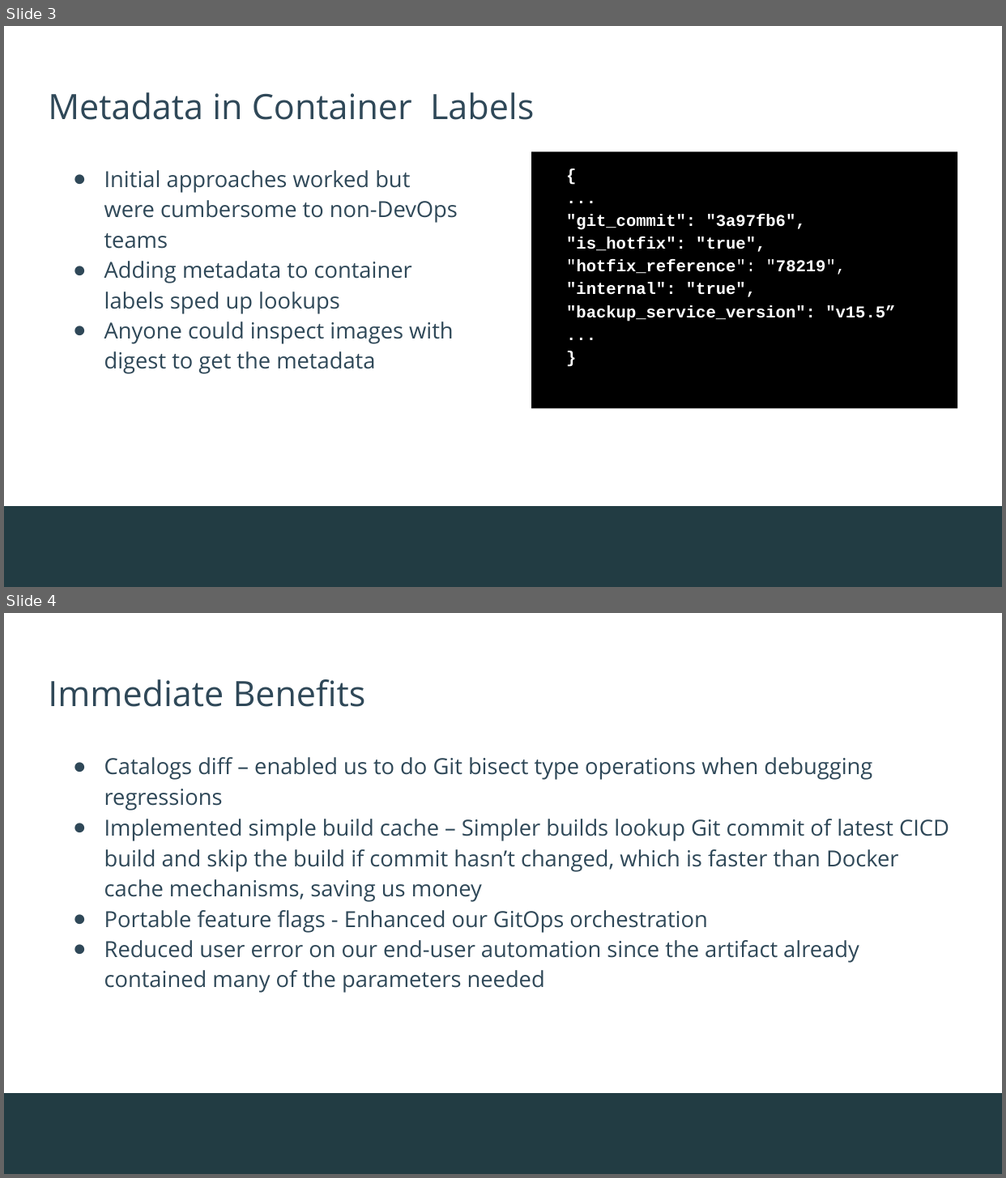
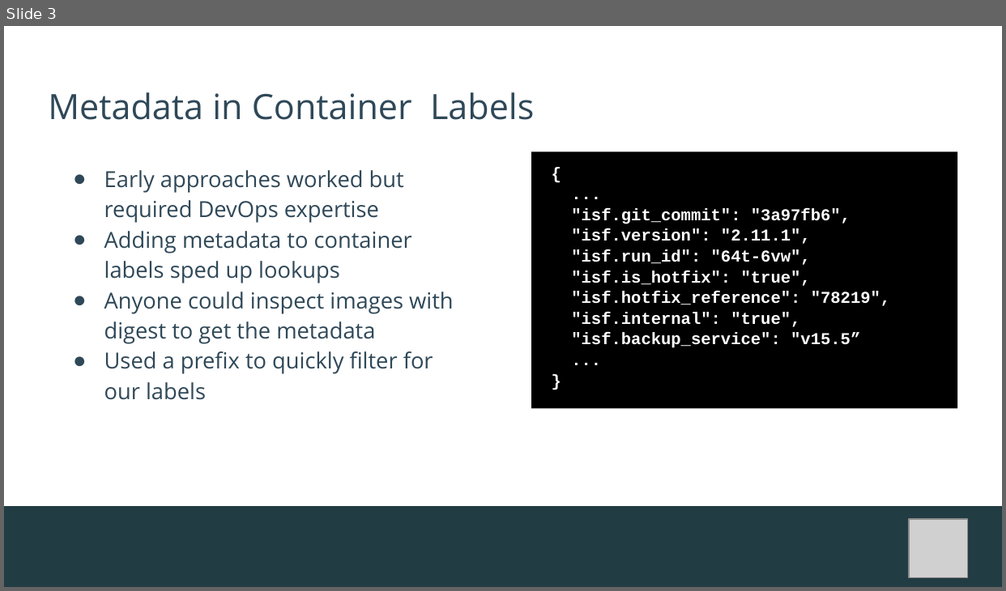
Before and after one commit to socheatsou/presentations, a slide deck: open-source-summit-na-2026/Artifacts-Metadata-OSS-NA26.pptx. Shown one above the other, each under a label of ours: slides 3 and 4 before the commit, slide 3 after it. The pictures are 1006x1178 and 1006x591 pixels, drawn with LibreOffice and Linux fonts; fonts in the diff are those of the drawing; grey boxes stand for pictures; background and template pictures are left out. Boxes give left, top, right and bottom in pixels: in the first picture for what was removed or moved away, otherwise in the second. Text is boxed around its words. In the diff, an @@ line names an element or a change of style, - is before the commit and + after.

```diff
--- a/open-source-summit-na-2026/Artifacts-Metadata-OSS-NA26.pptx
+++ b/open-source-summit-na-2026/Artifacts-Metadata-OSS-NA26.pptx
@@ slide 4 removed at [4, 613, 1002, 1174], background #FFFFFF; not listed: 1 template element that a slide beside it also shows @@
@@ title removed at [48, 679, 366, 707] @@
-Immediate Benefits
@@ text removed at [104, 757, 949, 993] @@
-● Catalogs diff – enabled us to do Git bisect type operations when debugging regressions
-● Implemented simple build cache – Simpler builds lookup Git commit of latest CICD build and skip the build if commit hasn’t changed, which is faster than Docker cache mechanisms, saving us money
-● Portable feature flags - Enhanced our GitOps orchestration
-● Reduced user error on our end-user automation since the artifact already contained many of the parameters needed
@@ slide 3 changed as well @@
@@ text at [104, 170, 404, 223]: text changed @@
-● Initial approaches worked but were cumbersome to non-DevOps teams
+● Early approaches worked but required DevOps expertise
@@ text "{" at [530, 152, 957, 409]: indent changed; line spacing 1.15 to 1.05 @@
@@ text at [571, 208, 890, 348]: text changed @@
-"git_commit": "3a97fb6",
-"is_hotfix": "true",
-"hotfix_reference": "78219",
-"internal": "true",
-"backup_service_version": "v15.5”
+"isf.git_commit": "3a97fb6",
+"isf.version": "2.11.1",
+"isf.run_id": "64t-6vw",
+"isf.is_hotfix": "true",
+"isf.hotfix_reference": "78219",
+"isf.internal": "true",
+"isf.backup_service": "v15.5”
@@ text at [104, 352, 433, 400]: paragraph added @@
+● Used a prefix to quickly filter for our labels
@@ picture added at [909, 519, 968, 578] @@
```
Also in this commit, not shown: 5 other slides changed, 2 slides added.
